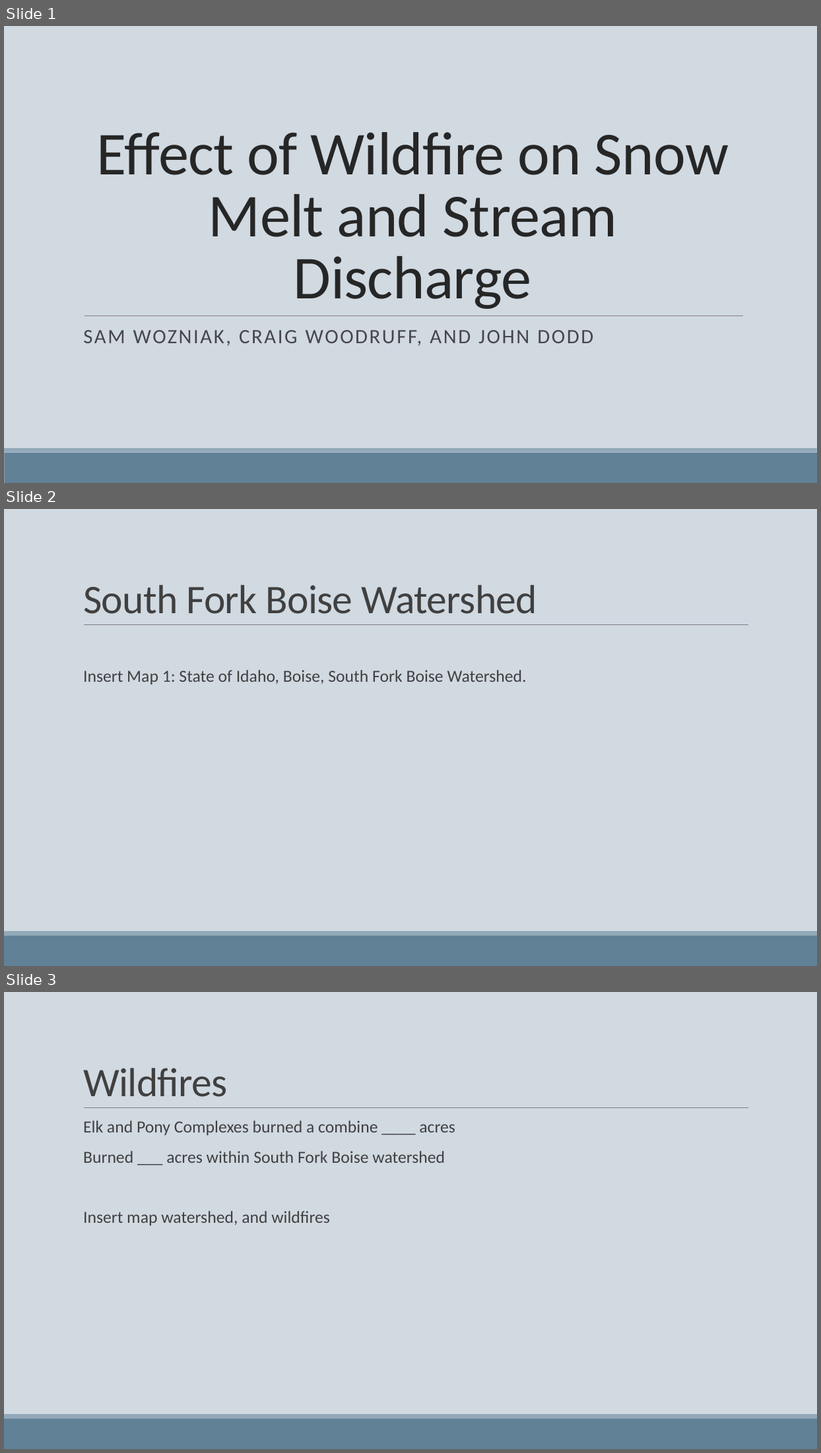
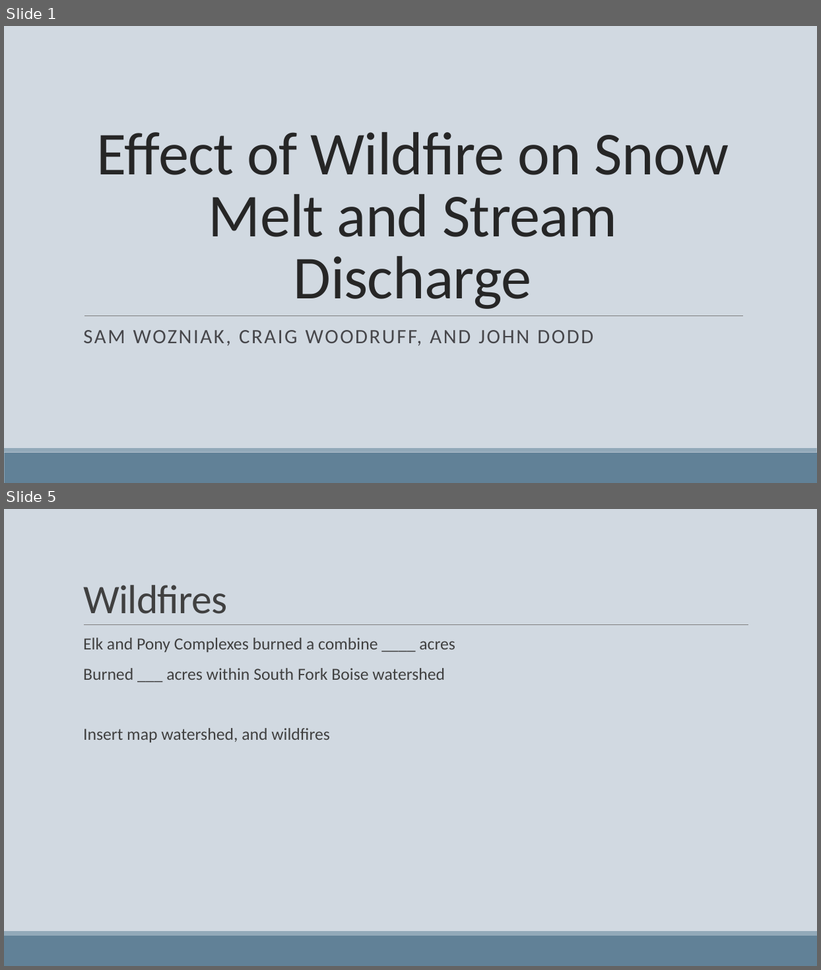
Before and after one commit to woz22/thesis, a slide deck: courses/geog475_pres.pptx. Shown one above the other, each under a label of ours: slides 1, 2 and 3 before the commit, slides 1 and 5 after it; the slides between them are not shown. The pictures are 821x1453 and 821x970 pixels, drawn with LibreOffice and Linux fonts; fonts in the diff are those of the drawing. Boxes give left, top, right and bottom in pixels: in the first picture for what was removed or moved away, otherwise in the second. Text is boxed around its words. In the diff, an @@ line names an element or a change of style, - is before the commit and + after.

```diff
--- a/courses/geog475_pres.pptx
+++ b/courses/geog475_pres.pptx
@@ slide 2 removed at (x1=4, y1=509, x2=817, y2=966), background #D1D9E1; not listed: 3 template elements that a slide beside it also shows @@
@@ title removed at (x1=83, y1=585, x2=537, y2=614) @@
-South Fork Boise Watershed
@@ text removed at (x1=83, y1=670, x2=527, y2=685) @@
-  Insert Map 1: State of Idaho, Boise, South Fork Boise Watershed.
@@ what was slide 3 is now slide 5 @@
```
Also in this commit, not shown: 2 slides changed, 5 slides added, 1 other slide removed, 7 other files.
